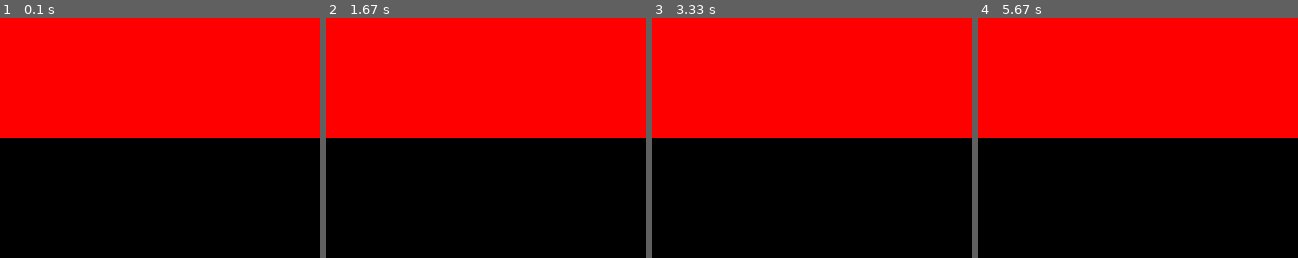
Above: before the commit, frames 1-4 (left to right).
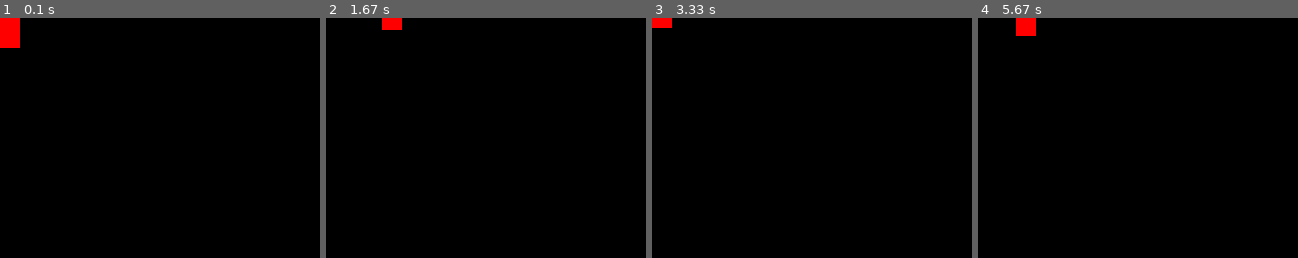
Above: after the commit, the same moments.

Repository: dacanizares/IntroCS-ES
Game: pygame game, started from py/pygame/completo.py
Same seed, same stepped clock (60 frames per second), same inputs: the game is played once before the commit and once after it.
Inputs:
- Up to frame 1 (0.1 s): no input
- Up to frame 2 (1.67 s): hold Right 0.33-0.8 s; hold Up 0.83-1.13 s; hold Right 1.17-1.63 s
- Up to frame 3 (3.33 s): hold Left 1.67-2.2 s; hold Down 2.23-2.53 s; hold Left 2.57-2.97 s; hold Up from 3 s (still down)
- Up to frame 4 (5.67 s): release Up at 3.37 s; hold Right 3.4-4.03 s; hold Down 4.07-4.43 s; hold Left 4.47-4.93 s; hold Right 4.97-5.43 s; hold Up from 5.47 s (still down)

The runs differ from the first frame. In frame 1, 49% of the frame differs, in the area x 0-100%, y 0-50%; in frame 2, 50%; in frame 3, 50%; in frame 4, 50%.

Commit message:
Renamed and improved code

Diff:
--- a/py/motor-3d/base-pygame.py
+++ b/py/pygame/completo.py
@@ -3,6 +3,10 @@
 # Pantalla
 PANTALLA_ANCHO = 320
 PANTALLA_ALTO = 240
+
+# Coordenadas cuadrado
+x = 0
+y = 0
 
 # Teclas presionadas
 arriba = False
@@ -12,7 +16,6 @@
 
 # Pygame
 pygame.init()
-fuente = pygame.font.Font(None, 30)
 pantalla = pygame.display.set_mode((PANTALLA_ANCHO, PANTALLA_ALTO))
 
 
@@ -61,13 +64,22 @@
   if actualizar_eventos() == -1:
     break
 
+  # Movimiento del rectangulo
+  if arriba:
+    y -= 1
+  if abajo:
+    y += 1
+  if derecha:
+    x += 1
+  if izquierda:
+    x -= 1
+
+  # Borramos la pantalla que estaba pintada
+  dibujar_rectangulo(0, 0, PANTALLA_ANCHO, PANTALLA_ALTO, (0, 0, 0))
+
   # Dibujamos un rectangulo rojo
   # Notese el RGB: (255, 0, 0)
-  dibujar_rectangulo(0, 0, PANTALLA_ANCHO, PANTALLA_ALTO / 2, (255, 0, 0))
-
-  # Pintamos los FPS actuales
-  fps = fuente.render(str(int(reloj.get_fps())), True, (255, 0, 0))
-  pantalla.blit(fps, (50, 50))
+  dibujar_rectangulo(x, y, 20, 30, (255, 0, 0))
 
   # Actualizamos
   pygame.display.flip()
